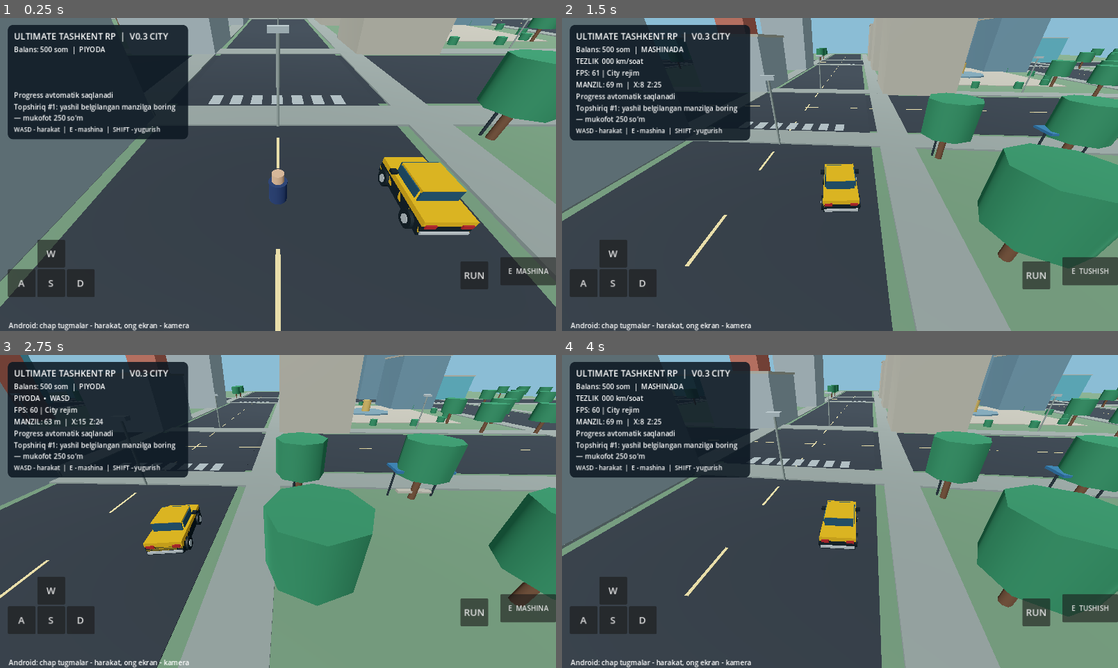
Above: before the commit, frames 1-4 (two rows, left to right).
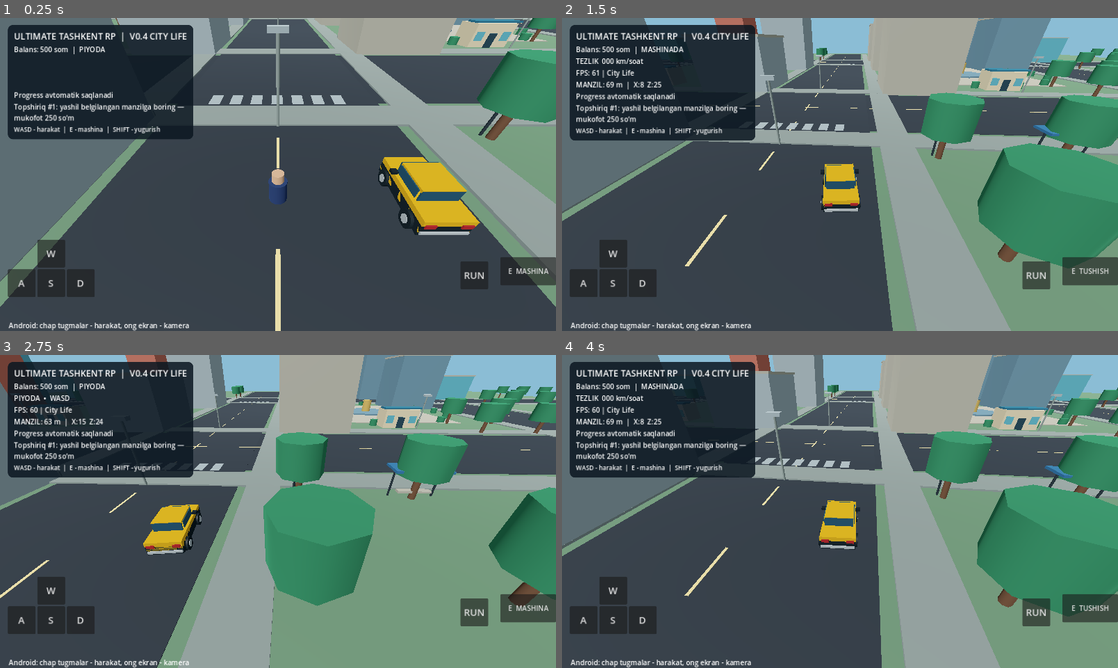
Above: after the commit, the same moments.

Repository: uzumseller500-bot/ultimate-tashkent-rp
Game: Godot game, scene res://scenes/main.tscn
Two runs of this game, one before a commit and one after it. Both use one fixed random seed, a clock stepped at 60 frames per second and the inputs below.
Inputs (mouse positions are in pixels of both pictures, inside the frame that each line leads up to):
- Up to frame 1 (0.25 s): no input
- Up to frame 2 (1.5 s): tap Enter at 0.5 s; move the mouse to (962, 158) at 0.52 s; hold D 0.53-1.25 s; tap E at 0.6 s; click (962, 158) at 0.67 s; drag from (728, 190) to (812, 237) at 1.27 s
- Up to frame 3 (2.75 s): move the mouse to (333, 442) at 2.02 s; hold D from 2.03 s (still down); tap E at 2.1 s
- Up to frame 4 (4 s): release D at 2.75 s; drag from (812, 574) to (673, 464) at 2.77 s; move the mouse to (1006, 558) at 3.52 s; hold A from 3.53 s (still down); tap E at 3.6 s

The runs differ from the first frame. In frame 1, 1.4% of the frame differs, in the area x 2-95%, y 0-39%; in frame 2, 1.1%; in frame 3, 1.0%; in frame 4, 1.2%.

Commit message:
V0.4 City Life: shops, kiosks, park benches and flower beds

Diff:
--- a/scripts/main.gd
+++ b/scripts/main.gd
@@ -239,6 +239,30 @@
 			_cylinder(self,"Bus shelter post",Vector3(stop_x+dx,1.6,stop_z),.11,3.1,signal_dark)
 		_box(self,"Bus stop bench",Vector3(stop_x,0.8,stop_z+.4),Vector3(3.4,.22,.65),concrete)
 		_box(self,"Bus stop sign",Vector3(stop_x+3.1,2.6,stop_z),Vector3(.9,.9,.12),bus_blue)
+	# V0.4: urban RP points of interest, low-poly and batched for browser FPS.
+	var shop_wall := _mat(Color("d5c6a5"))
+	var shop_roof := _mat(Color("2c6c85"))
+	var shop_door := _mat(Color("23414d"))
+	var park_green := _mat(Color("437e56"))
+	var kiosk_orange := _mat(Color("c98041"))
+	for shop_x in [-45.0, 45.0, 125.0]:
+		var shop_z: float = -21.0
+		_box(self,"City shop",Vector3(shop_x,2.1,shop_z),Vector3(8.0,4.2,5.2),shop_wall)
+		_box(self,"Shop awning",Vector3(shop_x,4.45,shop_z+1.3),Vector3(9.0,.35,3.0),shop_roof)
+		_box(self,"Shop door",Vector3(shop_x,1.25,shop_z+2.68),Vector3(1.6,2.5,.10),shop_door)
+		for pane in [-2.7,2.7]:
+			_box(self,"Shop window",Vector3(shop_x+pane,2.0,shop_z+2.7),Vector3(1.65,1.65,.08),glass)
+	for kiosk_x in [-115.0, -35.0, 115.0]:
+		_box(self,"Street kiosk",Vector3(kiosk_x,1.45,35.0),Vector3(4.2,2.9,3.5),kiosk_orange)
+		_box(self,"Kiosk canopy",Vector3(kiosk_x,3.05,35.0),Vector3(5.2,.3,4.1),shop_roof)
+		_box(self,"Kiosk serving window",Vector3(kiosk_x,1.95,33.2),Vector3(2.8,1.25,.08),glass)
+	# Park benches and planter beds near the fountain plaza.
+	for bench_x in [26.0, 45.0, 64.0]:
+		_box(self,"Park bench seat",Vector3(bench_x,.72,-66.0),Vector3(3.6,.22,.8),shop_wall)
+		_box(self,"Park bench back",Vector3(bench_x,1.22,-66.35),Vector3(3.6,1.0,.18),shop_wall)
+		for leg_x in [-1.3,1.3]:
+			_box(self,"Park bench leg",Vector3(bench_x+leg_x,.37,-66.0),Vector3(.16,.7,.65),signal_dark)
+		_box(self,"Park flower bed",Vector3(bench_x,.16,-72.0),Vector3(4.5,.28,2.0),park_green)
 	# Crosswalks and roadside green strips.
 	for junction in [-90.0,0.0,90.0]:
 		for lane in [-90.0,0.0,90.0]:
@@ -334,7 +358,7 @@
 	var labels := VBoxContainer.new()
 	top.add_child(labels)
 	var title := Label.new()
-	title.text = "ULTIMATE TASHKENT RP  |  V0.3 CITY"
+	title.text = "ULTIMATE TASHKENT RP  |  V0.4 CITY LIFE"
 	title.add_theme_font_size_override("font_size",20)
 	labels.add_child(title)
 	coins_label = Label.new()
@@ -435,7 +459,7 @@
 		if speed_label:
 			speed_label.text = "TEZLIK  %03d km/soat" % int(absf(car_velocity)*5.0) if car_mode else "PIYODA  •  WASD"
 		if fps_label:
-			fps_label.text = "FPS: %d | City rejim" % Engine.get_frames_per_second()
+			fps_label.text = "FPS: %d | City Life" % Engine.get_frames_per_second()
 		if navigation_label:
 			var focus_position: Vector3 = car.global_position if car_mode else player.global_position
 			var meters := int(focus_position.distance_to(mission_target))
